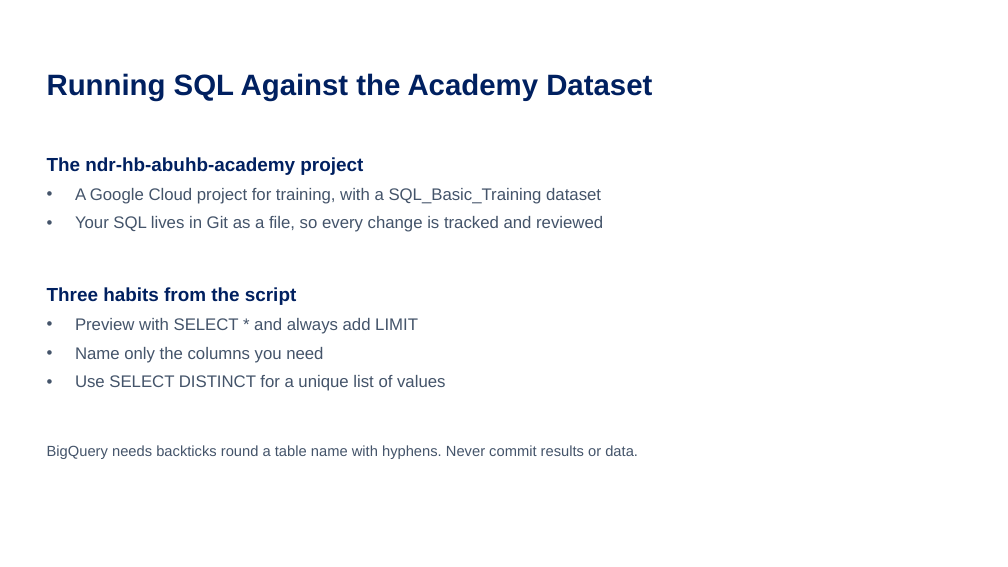
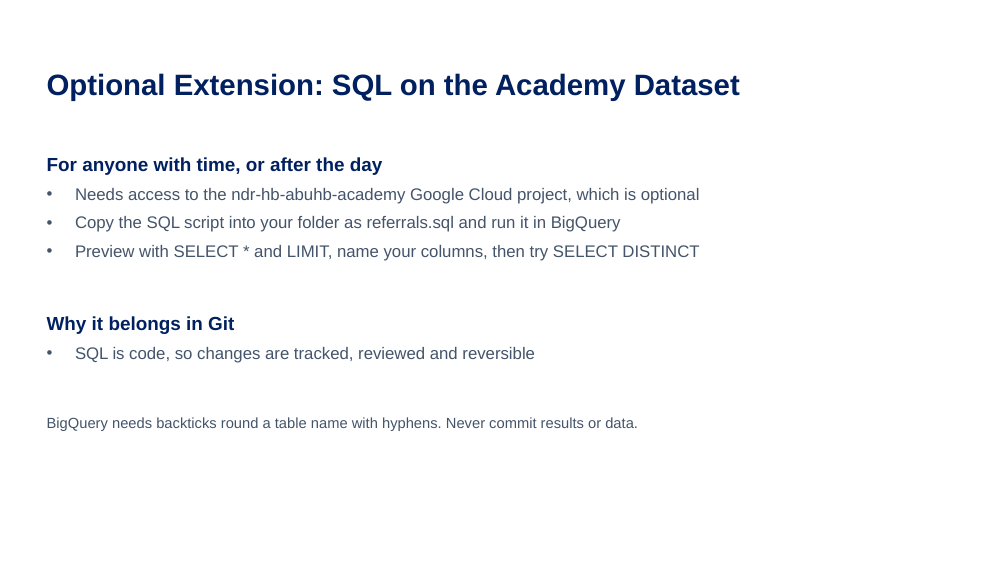
Before and after one commit to Aneurin-Bevan-University-Health-Board/biu_GitHub_Training, a slide deck: slide 75 of Training/GitHub_Training_Day.pptx (slide 46 before the commit). Drawn at 1008x567 pixels with LibreOffice and Linux fonts; fonts in the diff are those of the drawing. Boxes give left, top, right and bottom in pixels: in the first picture for what was removed or moved away, otherwise in the second. Text is boxed around its words. In the diff, an @@ line names an element or a change of style, - is before the commit and + after.

```diff
--- a/Training/GitHub_Training_Day.pptx
+++ b/Training/GitHub_Training_Day.pptx
@@ title at box(47, 73, 740, 101): text changed @@
-Running SQL Against the Academy Dataset
+Optional Extension: SQL on the Academy Dataset
@@ text at box(47, 157, 700, 363): text changed @@
-The ndr-hb-abuhb-academy project
-• A Google Cloud project for training, with a SQL_Basic_Training dataset
-• Your SQL lives in Git as a file, so every change is tracked and reviewed
-Three habits from the script
-• Preview with SELECT * and always add LIMIT
-• Name only the columns you need
-• Use SELECT DISTINCT for a unique list of values
+For anyone with time, or after the day
+• Needs access to the ndr-hb-abuhb-academy Google Cloud project, which is optional
+• Copy the SQL script into your folder as referrals.sql and run it in BigQuery
+• Preview with SELECT * and LIMIT, name your columns, then try SELECT DISTINCT
+Why it belongs in Git
+• SQL is code, so changes are tracked, reviewed and reversible
```
Also in this commit, not shown: 2 other slides changed, 17 other files.
